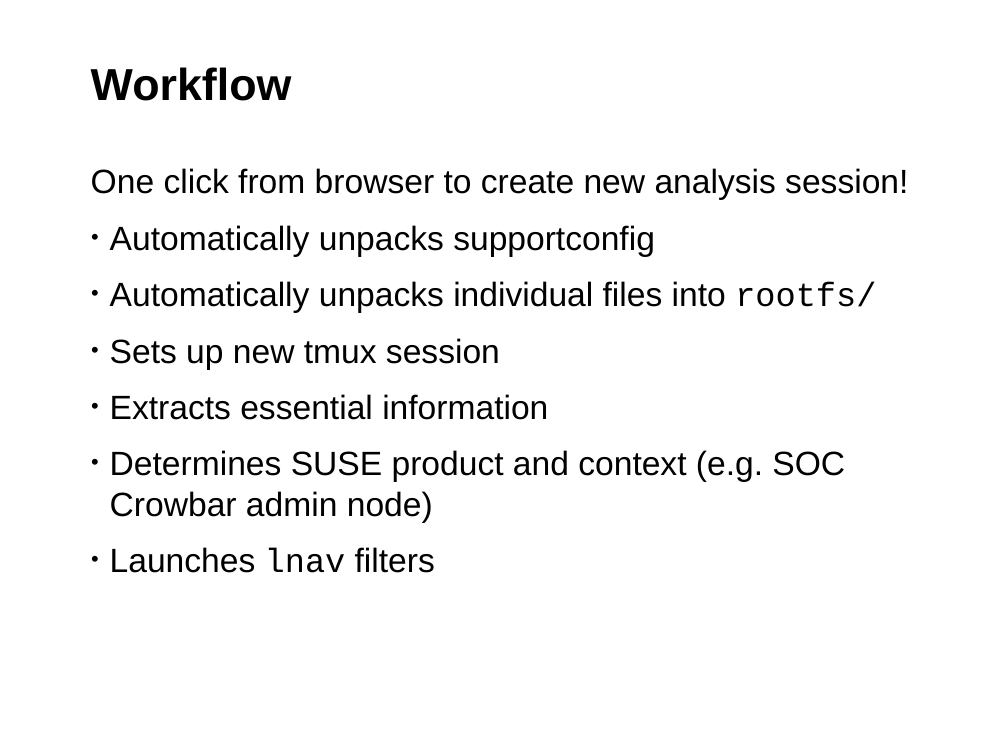
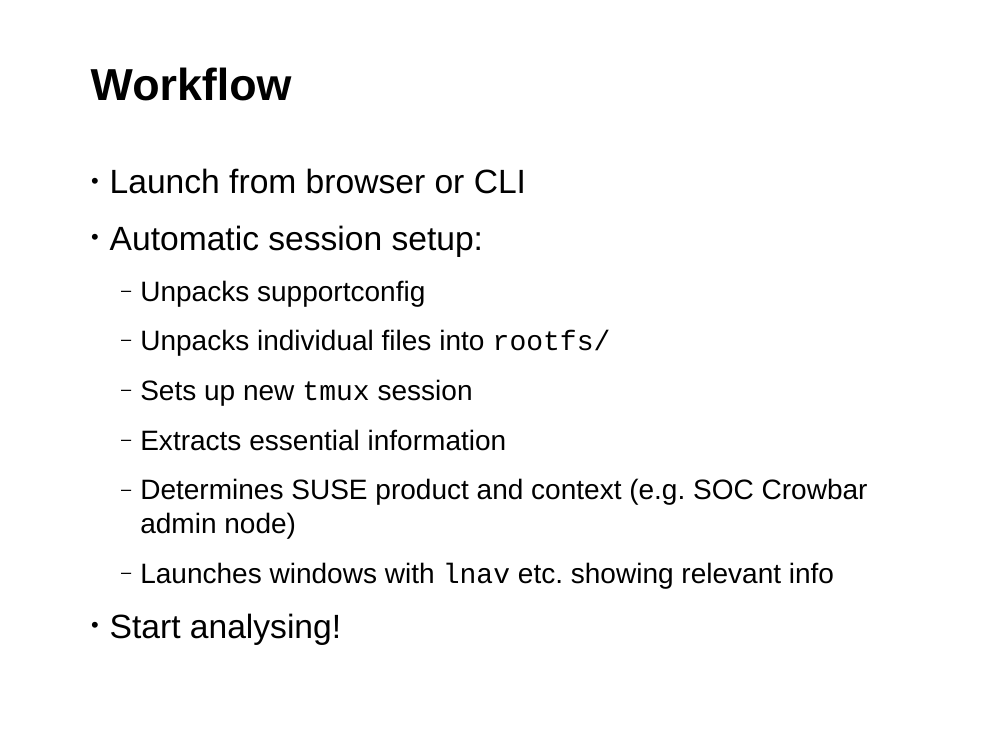
Before and after one commit to sayalilunkad/supportconfig-utils-slides, a slide deck: slide 8 of presentation.odp (slide 5 before the commit). Drawn at 1008x756 pixels with LibreOffice and Linux fonts; fonts in the diff are those of the drawing; background and template pictures are left out. Boxes give left, top, right and bottom in pixels: in the first picture for what was removed or moved away, otherwise in the second. Text is boxed around its words. In the diff, an @@ line names an element or a change of style, - is before the commit and + after.

Commit message:
lots more changes
Sorry, no time to break into smaller commits :-(

```diff
--- a/presentation.odp
+++ b/presentation.odp
@@ text at (110, 168, 611, 355): text changed; size 24 to 20 pt @@
-One click from browser to create new analysis session!
-• Automatically unpacks supportconfig
-• Automatically unpacks individual files into rootfs/
+• Launch from browser or CLI
+• Automatic session setup:
+  ‒ Unpacks supportconfig
+  ‒ Unpacks individual files into rootfs/
@@ text at (140, 379, 868, 538): size 24 to 20 pt in "Sets up new tmux session", "Extracts essential information", "Determines SUSE product and context (e.g. SOC ..."; font Arial to Courier New in "tmux"; bullet • to ‒; list level 1 to 2 in "Sets up new tmux session"; list level 1 to 2 in "Extracts essential information"; list level 1 to 2 in "Determines SUSE product and context ..." @@
@@ text at (140, 562, 834, 588): text changed; size 24 to 20 pt @@
-• Launches lnav filters
+  ‒ Launches windows with lnav etc. showing relevant info
+• Start analysing!
```
Also in this commit, not shown: 6 other slides changed, 5 slides added, 2 slides removed, 2 other files.
